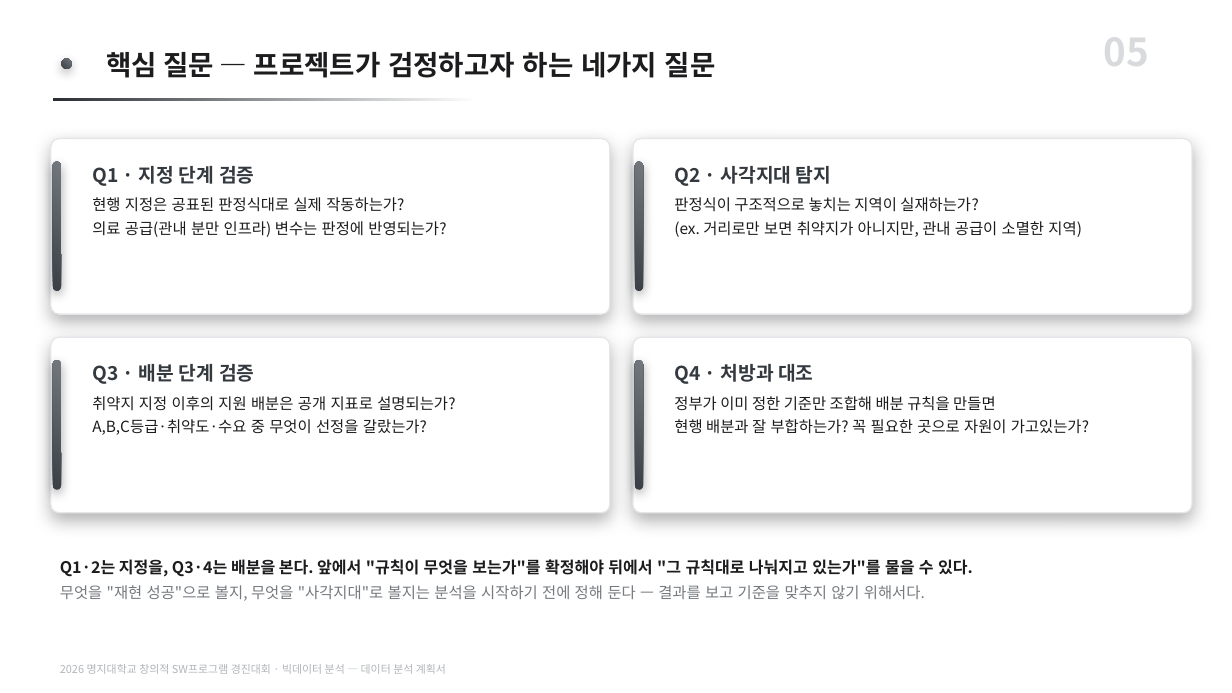
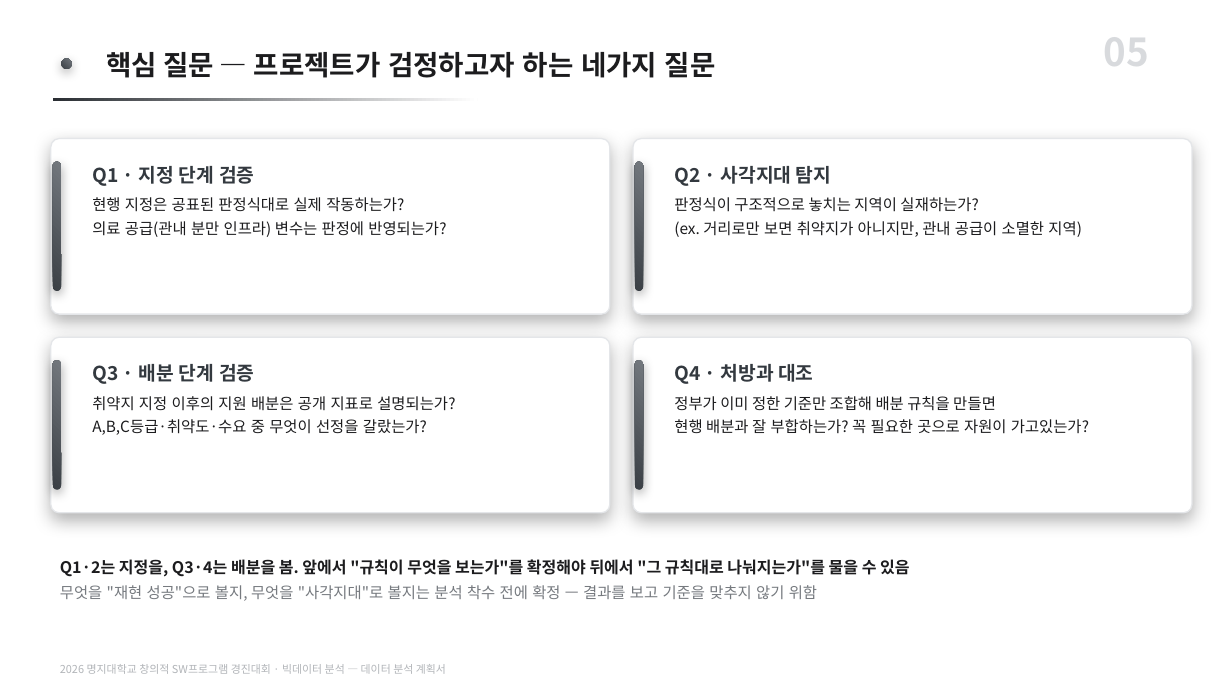
Before and after one commit to karvvan/maternity-care-policy-audit, a slide deck: slide 5 of 04_제출물/데이터분석_계획서.pptx. Drawn at 1232x693 pixels with LibreOffice and Linux fonts; fonts in the diff are those of the drawing. Boxes give left, top, right and bottom in pixels: in the first picture for what was removed or moved away, otherwise in the second. Text is boxed around its words. In the diff, an @@ line names an element or a change of style, - is before the commit and + after.

Commit message:
계획서 PPT 개조식 전환 (44곳)
보고서와 문체를 맞춘다. 종결어미를 ~함/~임/명사형으로 바꾸고, 지시문 성격의
줄("~한다")은 명사구로 정리했다. 잔여 서술체 0.

- 제출본은 문단 치환 44/44로 반영(재생성 아님). 대표자가 직접 고친 문구
  (검증 타겟 1·2, "여전히 존재하는 분만취약지" 등)는 전부 보존.
- 생성기도 같은 문구로 동기화해 재생성 시 되돌아가지 않게 함.
- 결과보고서 PPT는 팀원 작업 중이라 손대지 않음(HOLD). 점검만 수행 — 이상 없음.

```diff
--- a/04_제출물/데이터분석_계획서.pptx
+++ b/04_제출물/데이터분석_계획서.pptx
@@ text at (60, 556, 909, 601): text changed @@
-Q1·2는 지정을, Q3·4는 배분을 본다. 앞에서 "규칙이 무엇을 보는가"를 확정해야 뒤에서 "그 규칙대로 나눠지고 있는가"를 물을 수 있다.
-무엇을 "재현 성공"으로 볼지, 무엇을 "사각지대"로 볼지는 분석을 시작하기 전에 정해 둔다 — 결과를 보고 기준을 맞추지 않기 위해서다.
+Q1·2는 지정을, Q3·4는 배분을 봄. 앞에서 "규칙이 무엇을 보는가"를 확정해야 뒤에서 "그 규칙대로 나눠지는가"를 물을 수 있음
+무엇을 "재현 성공"으로 볼지, 무엇을 "사각지대"로 볼지는 분석 착수 전에 확정 — 결과를 보고 기준을 맞추지 않기 위함
```
Also in this commit, not shown: 9 other slides changed, 2 other files.
